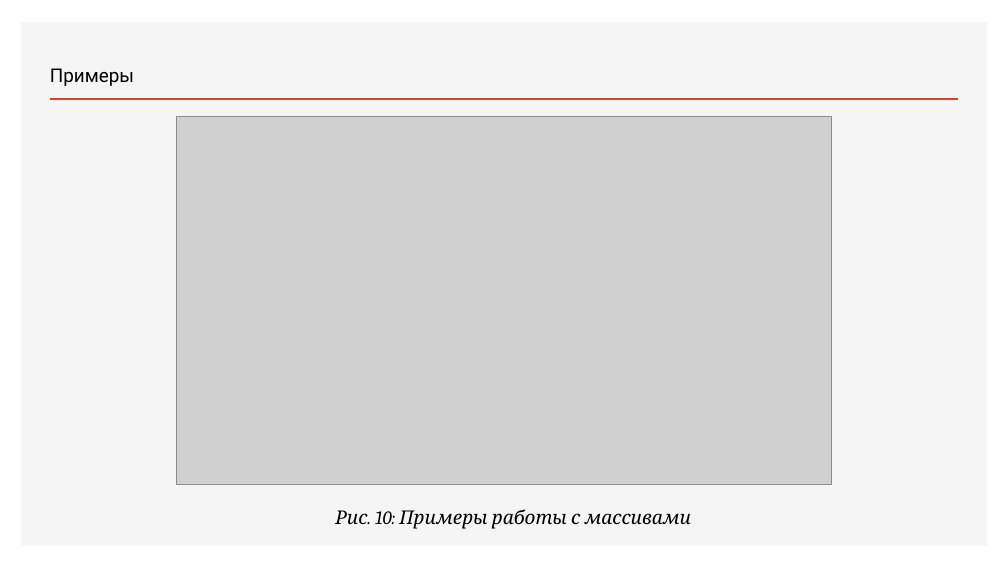
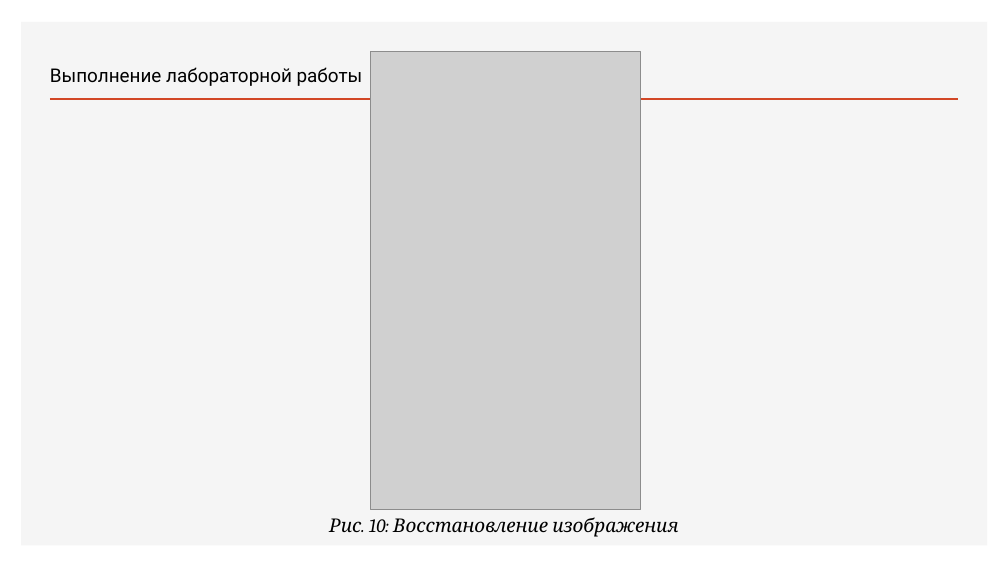
Before and after one commit to bulat-abubakarovich-isaev/K, a slide deck: slide 11 of lab8/presentation/presentation.pptx. Drawn at 1008x567 pixels with LibreOffice and Linux fonts; fonts in the diff are those of the drawing; grey boxes stand for pictures. Boxes give left, top, right and bottom in pixels: in the first picture for what was removed or moved away, otherwise in the second. Text is boxed around its words. In the diff, an @@ line names an element or a change of style, - is before the commit and + after.

```diff
--- a/lab8/presentation/presentation.pptx
+++ b/lab8/presentation/presentation.pptx
@@ picture added at (371, 51, 640, 510) @@
@@ text at (50, 67, 363, 86): text changed @@
-Примеры
+Выполнение лабораторной работы
@@ picture removed at (176, 116, 832, 485) @@
@@ text at (329, 517, 678, 537): text changed @@
-Рис. 10: Примеры работы с массивами
+Рис. 10: Восстановление изображения
```
Also in this commit, not shown: 3 other slides changed, 15 slides added, 13 slides removed, 3 other files.
